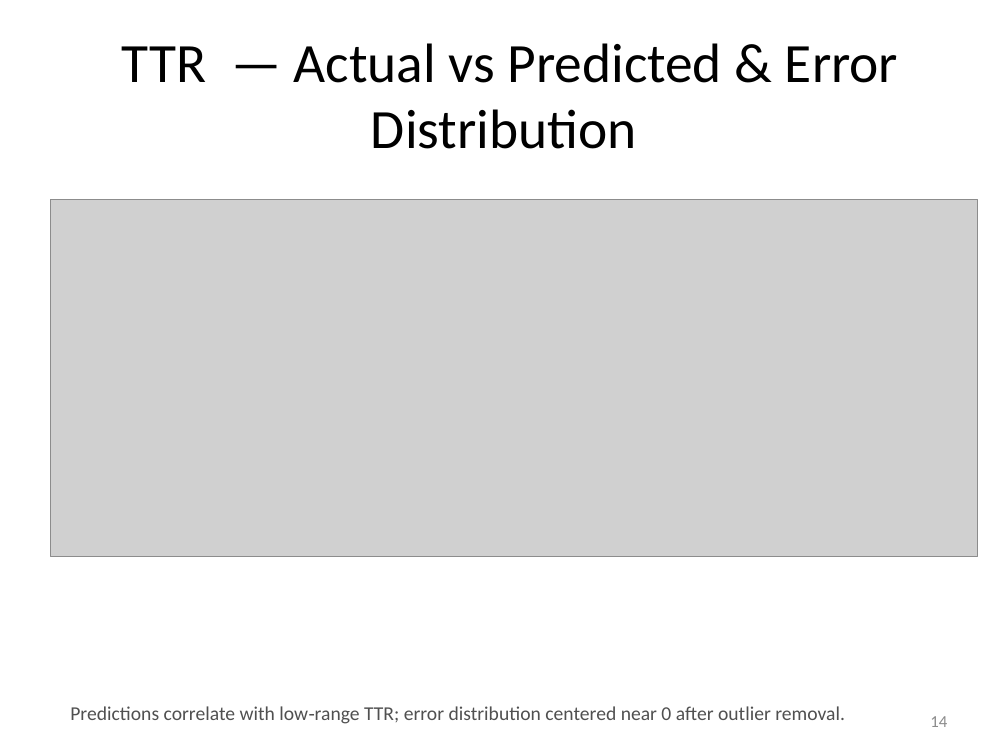
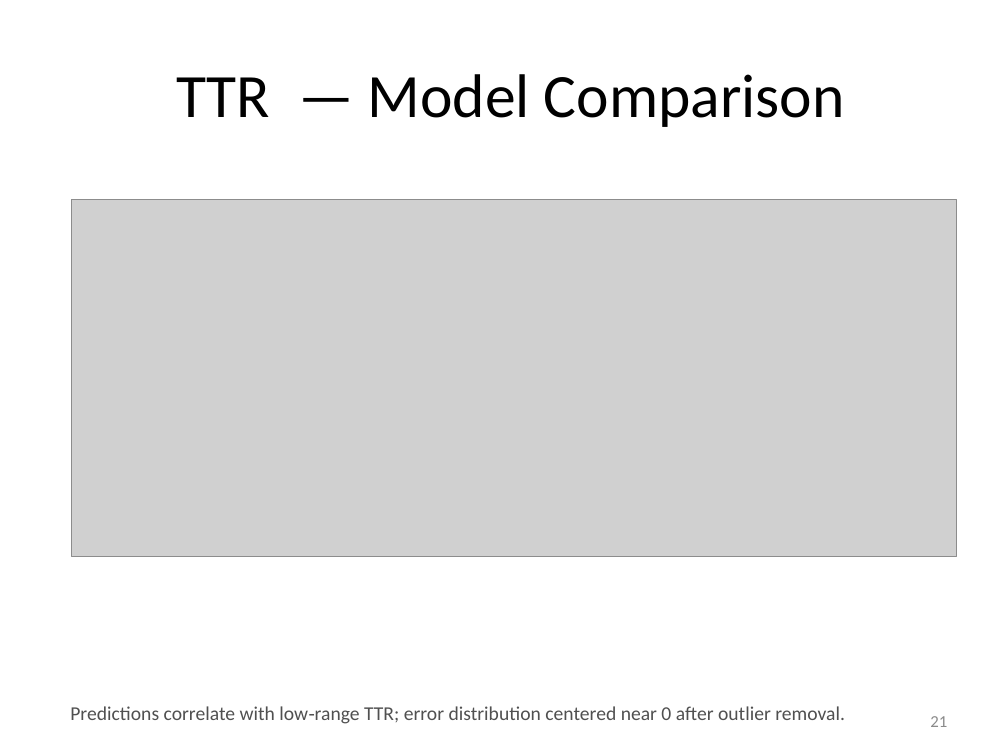
Before and after one commit to shohaghcsesust/BigData-MSProject, a slide deck: slide 21 of BigData_Project_Pro Serv 360.pptx (slide 14 before the commit). Drawn at 1008x756 pixels with LibreOffice and Linux fonts; fonts in the diff are those of the drawing; grey boxes stand for pictures. Boxes give left, top, right and bottom in pixels: in the first picture for what was removed or moved away, otherwise in the second. Text is boxed around its words. In the diff, an @@ line names an element or a change of style, - is before the commit and + after.

```diff
--- a/BigData_Project_Pro Serv 360.pptx
+++ b/BigData_Project_Pro Serv 360.pptx
@@ title at box(176, 74, 845, 127): text changed; size 39.6 to 44 pt @@
-TTR — Actual vs Predicted & Error Distribution
+TTR — Model Comparison
@@ picture: place and size @@
-picture at box(50, 200, 978, 556)
+picture at box(72, 200, 958, 556)
@@ page number at box(930, 716, 947, 727): text changed @@
-14
+21
```
Also in this commit, not shown: 8 other slides changed, 10 slides added, 1 slide removed, 2 other files.
